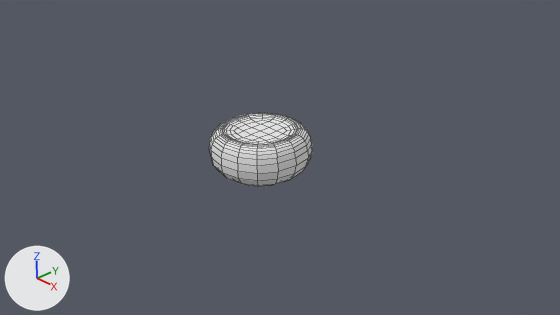
What one commit did to the Blender file sfmlcube/res/src/cube.blend.
Camera for both pictures: the file's camera 'Camera'. Arrows for +X, +Y and +Z are at lower left; the lights stay in place. Mesh edges are drawn as thin lines.

Before the edit, the objects in view are built like this:
```python
me_cube = bpy.data.meshes.new('Cube')
me_cube.from_pydata(...)  # 20 vertices, 18 faces; spans x -1.0..1.0, y -1.0..1.0, z 0.0..0.99
me_cube.materials.append(mat_material)  # its picture is missing
ob_cube = bpy.data.objects.new('Cube', me_cube)
ob_cube.location = (0.0, 0.0, 0.01)
ob_cube.scale = (0.999, 0.999, 0.999)
_m = ob_cube.modifiers.new('Subsurf', 'SUBSURF')
_m.levels = 4
_m.render_levels = 4
```
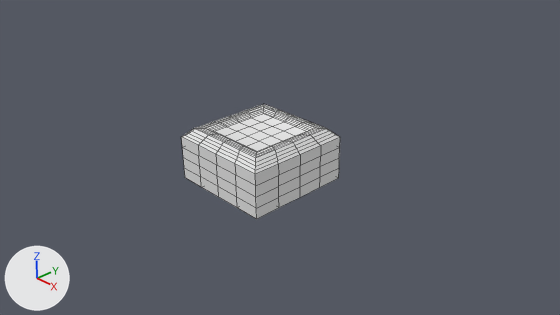
The newer file is also rescaled (x0.99) as a whole; pictures and numbers use the older file's frame.

Pixel boxes (x1, y1, x2, y2) of what changed, in the pictures (560 x 315 px):
```json
{"object": "Cube", "change": "modifiers changed", "before": [209, 113, 312, 187], "after": [181, 104, 340, 219], "on screen": "54% wider, 55% taller"}
```

The change, as JSON lines over the scene's bpy script:
```json
{"block": "ob_cube", "where": "_m = ob_cube.modifiers.new('Subsurf', 'SUBSURF')"}
{"op": "add", "block": "ob_cube", "code": "_m.subdivision_type = 'SIMPLE'"}
```
